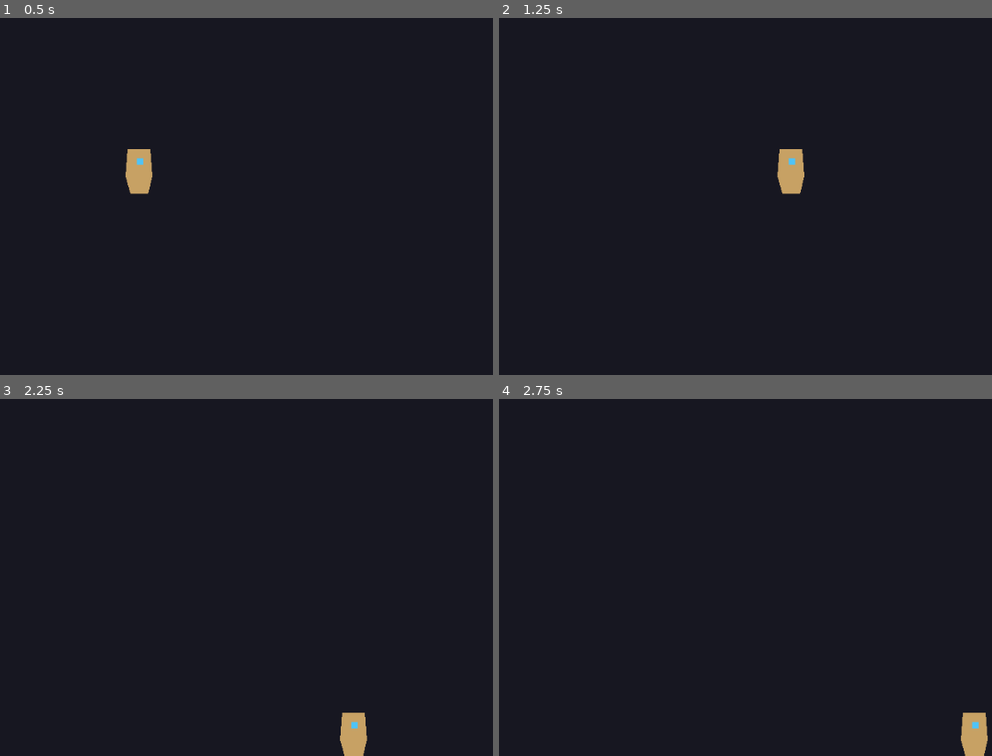
Above: before the commit, frames 1-4 (two rows, left to right).
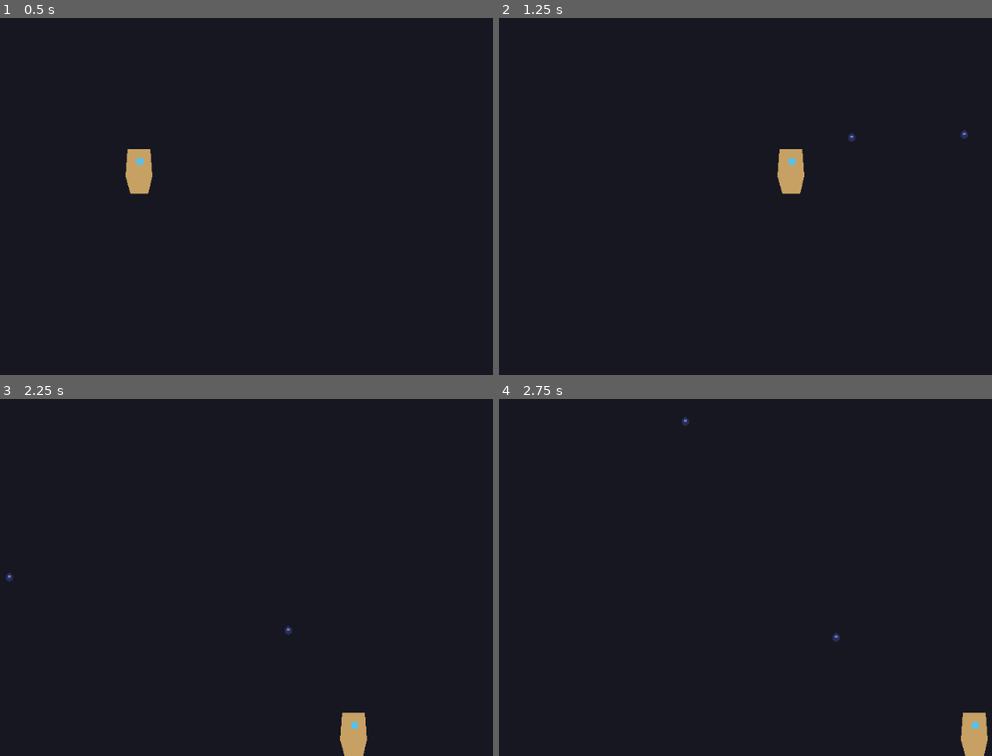
Above: after the commit, the same moments.

Repository: danielespinolagonzalez-ux/Mistveil
Game: Godot game, scene res://scenes/main/main.tscn
The game is run twice, just before and just after one commit, with the same random seed, the same clock (stepped at 60 frames per second) and the same inputs.
Inputs (mouse positions are in pixels of both pictures, inside the frame that each line leads up to):
- Up to frame 1 (0.5 s): no input
- Up to frame 2 (1.25 s): tap Enter at 0.5 s; move the mouse to (794, 157) at 0.52 s; press the mouse at (794, 157) at 0.53 s; hold D (move_right) from 0.53 s (still down)
- Up to frame 3 (2.25 s): move the mouse to (outside the picture) at 1.27 s; release D (move_right) at 1.28 s; release the mouse at (outside the picture) at 1.28 s; hold S (move_down) 1.28-2.03 s; tap E (dragoon) at 1.35 s; click (outside the picture) at 1.55 s; move the mouse to (211, 470) at 2.02 s; press the mouse at (211, 470) at 2.03 s; hold D (move_right) from 2.03 s (still down)
- Up to frame 4 (2.75 s): keep holding D (move_right)

Frame 1 is identical in both runs. In frame 2, less than 0.1% of the frame differs, in the area x 70-96%, y 31-35%; in frame 3, less than 0.1%, in the area x 1-60%, y 48-67%; in frame 4, less than 0.1%.

Commit message:
feat: disparo twin-stick con object pooling (tarea 0.5)
- Apuntado: stick derecho (prioridad, auto-dispara) o raton + accion shoot
- Lagrimas de tinta (Area2D) con alcance, velocidad y cadencia desde balance
- TearPool desacoplado via EventBus.tear_fired; pool crece bajo demanda
- CLAUDE.md: nota sobre godot --headless --import tras clonar

Co-Authored-By: Claude Fable 5 <noreply@anthropic.com>
Claude-Session: https://claude.ai/code/session_01SbmgetzbNcFosjFKdYJBz4

Diff:
--- a/scenes/main/main.tscn
+++ b/scenes/main/main.tscn
@@ -1,6 +1,7 @@
-[gd_scene load_steps=2 format=3]
+[gd_scene load_steps=3 format=3]
 
 [ext_resource type="PackedScene" path="res://scenes/player/player.tscn" id="1_player"]
+[ext_resource type="Script" path="res://scripts/systems/tear_pool.gd" id="2_tear_pool"]
 
 [node name="Main" type="Node2D"]
 
@@ -9,5 +10,8 @@
 offset_bottom = 360.0
 color = Color(0.09, 0.09, 0.13, 1)
 
+[node name="TearPool" type="Node2D" parent="."]
+script = ExtResource("2_tear_pool")
+
 [node name="Player" parent="." instance=ExtResource("1_player")]
 position = Vector2(320, 180)
--- /dev/null
+++ b/scenes/player/tear.tscn
@@ -0,0 +1,20 @@
+[gd_scene load_steps=3 format=3]
+
+[ext_resource type="Script" path="res://scripts/entities/tear.gd" id="1_tear"]
+
+[sub_resource type="CircleShape2D" id="shape_tear"]
+radius = 3.0
+
+[node name="Tear" type="Area2D"]
+script = ExtResource("1_tear")
+
+[node name="CollisionShape2D" type="CollisionShape2D" parent="."]
+shape = SubResource("shape_tear")
+
+[node name="Placeholder" type="Polygon2D" parent="."]
+color = Color(0.16, 0.18, 0.35, 1)
+polygon = PackedVector2Array(0, -5, 3, -1, 3, 2, 0, 4, -3, 2, -3, -1)
+
+[node name="Brillo" type="Polygon2D" parent="Placeholder"]
+color = Color(0.42, 0.5, 0.78, 1)
+polygon = PackedVector2Array(-1, -2, 1, -2, 1, 0, -1, 0)
--- a/scripts/autoload/event_bus.gd
+++ b/scripts/autoload/event_bus.gd
@@ -6,7 +6,11 @@
 ## DataDB terminó de (re)cargar los JSON (arranque o F5 en debug).
 signal data_reloaded
 
-# --- Combate (se irán usando a partir de la Fase 1) ---
+# --- Combate ---
+## El player dispara una lágrima; TearPool escucha y la pone en juego.
+signal tear_fired(origin: Vector2, direction: Vector2, speed: float, range_px: float)
+
+# (Se irán usando a partir de la Fase 1)
 signal enemy_died(enemy: Node)
 signal player_died
 signal room_cleared
--- a/scripts/entities/player.gd
+++ b/scripts/entities/player.gd
@@ -1,11 +1,19 @@
 class_name Player
 extends CharacterBody2D
-## Pip — movimiento twin-stick de 8 direcciones con aceleración/fricción.
+## Pip — movimiento twin-stick de 8 direcciones y disparo de lágrimas de tinta.
 ## Todos los valores vienen de balance.json vía DataDB; se releen con F5 (data_reloaded).
+
+## Distancia del centro al punto de salida del proyectil (ligada al tamaño del placeholder).
+const MUZZLE_OFFSET_PX := 10.0
 
 var _move_speed: float = 0.0
 var _acceleration: float = 0.0
 var _friction: float = 0.0
+var _tear_speed: float = 0.0
+var _tear_range_px: float = 0.0
+var _tear_rate_per_s: float = 0.0
+
+var _shoot_cooldown_s: float = 0.0
 
 
 func _ready() -> void:
@@ -14,6 +22,11 @@
 
 
 func _physics_process(delta: float) -> void:
+	_process_movement(delta)
+	_process_shooting(delta)
+
+
+func _process_movement(delta: float) -> void:
 	var input_dir: Vector2 = Input.get_vector("move_left", "move_right", "move_up", "move_down")
 	if input_dir != Vector2.ZERO:
 		velocity = velocity.move_toward(input_dir * _move_speed, _acceleration * delta)
@@ -22,7 +35,31 @@
 	move_and_slide()
 
 
+func _process_shooting(delta: float) -> void:
+	_shoot_cooldown_s = maxf(0.0, _shoot_cooldown_s - delta)
+	var stick_aim: Vector2 = Input.get_vector("aim_left", "aim_right", "aim_up", "aim_down")
+	# Convención twin-stick: desviar el stick derecho ya dispara; con ratón hace falta `shoot`.
+	var wants_shoot: bool = stick_aim != Vector2.ZERO or Input.is_action_pressed("shoot")
+	if not wants_shoot or _shoot_cooldown_s > 0.0:
+		return
+	var aim: Vector2 = _aim_direction(stick_aim)
+	if aim == Vector2.ZERO:
+		return
+	EventBus.tear_fired.emit(global_position + aim * MUZZLE_OFFSET_PX, aim, _tear_speed, _tear_range_px)
+	_shoot_cooldown_s = 1.0 / _tear_rate_per_s
+
+
+## El stick derecho tiene prioridad; si está en reposo se apunta al ratón.
+func _aim_direction(stick_aim: Vector2) -> Vector2:
+	if stick_aim != Vector2.ZERO:
+		return stick_aim.normalized()
+	return (get_global_mouse_position() - global_position).normalized()
+
+
 func _refresh_balance() -> void:
 	_move_speed = float(DataDB.get_balance("player.move_speed"))
 	_acceleration = float(DataDB.get_balance("player.acceleration"))
 	_friction = float(DataDB.get_balance("player.friction"))
+	_tear_speed = float(DataDB.get_balance("player.tear_speed"))
+	_tear_range_px = float(DataDB.get_balance("player.tear_range_px"))
+	_tear_rate_per_s = maxf(0.1, float(DataDB.get_balance("player.tear_rate_per_s")))
--- /dev/null
+++ b/scripts/entities/tear.gd
@@ -0,0 +1,45 @@
+class_name Tear
+extends Area2D
+## Lágrima de tinta — proyectil del player. Vive en un pool: no se libera,
+## se desactiva al agotar su alcance y TearPool la reutiliza.
+
+## Emitida al desactivarse para que el pool la recicle.
+signal expired(tear: Tear)
+
+var _direction: Vector2 = Vector2.ZERO
+var _speed: float = 0.0
+var _range_px: float = 0.0
+var _traveled: float = 0.0
+
+
+func _ready() -> void:
+	_deactivate_silent()
+
+
+## Pone la lágrima en juego. Los stats llegan por parámetro (los posee el player).
+func fire(origin: Vector2, direction: Vector2, speed: float, range_px: float) -> void:
+	global_position = origin
+	_direction = direction.normalized()
+	_speed = speed
+	_range_px = range_px
+	_traveled = 0.0
+	visible = true
+	set_physics_process(true)
+
+
+func _physics_process(delta: float) -> void:
+	var step: Vector2 = _direction * _speed * delta
+	global_position += step
+	_traveled += step.length()
+	if _traveled >= _range_px:
+		_deactivate()
+
+
+func _deactivate() -> void:
+	_deactivate_silent()
+	expired.emit(self)
+
+
+func _deactivate_silent() -> void:
+	visible = false
+	set_physics_process(false)
--- /dev/null
+++ b/scripts/systems/tear_pool.gd
@@ -0,0 +1,34 @@
+class_name TearPool
+extends Node2D
+## TearPool — object pooling de lágrimas de tinta. Escucha EventBus.tear_fired.
+## Crece bajo demanda y reutiliza las lágrimas desactivadas (nunca libera nodos).
+
+const TEAR_SCENE: PackedScene = preload("res://scenes/player/tear.tscn")
+
+var _free: Array[Tear] = []
+
+
+func _ready() -> void:
+	EventBus.tear_fired.connect(_on_tear_fired)
+
+
+func _on_tear_fired(origin: Vector2, direction: Vector2, speed: float, range_px: float) -> void:
+	_acquire().fire(origin, direction, speed, range_px)
+
+
+func _acquire() -> Tear:
+	if _free.is_empty():
+		var tear: Tear = TEAR_SCENE.instantiate()
+		add_child(tear)
+		tear.expired.connect(_on_tear_expired)
+		return tear
+	return _free.pop_back()
+
+
+func _on_tear_expired(tear: Tear) -> void:
+	_free.append(tear)
+
+
+## Nº de lágrimas instanciadas (para tests y debug).
+func total_count() -> int:
+	return get_child_count()
Not shown, added: scripts/autoload/audio_manager.gd.uid
Not shown, added: scripts/autoload/data_db.gd.uid
Not shown, added: scripts/autoload/event_bus.gd.uid
Not shown, added: scripts/autoload/game_state.gd.uid
Not shown, added: scripts/autoload/run_state.gd.uid
Not shown, added: scripts/autoload/save_manager.gd.uid
Not shown, added: scripts/entities/player.gd.uid
Not shown, added: scripts/entities/tear.gd.uid
Not shown, added: scripts/systems/tear_pool.gd.uid
Not shown, changed: CLAUDE.md
Not shown, changed: ESTADO.md
Not shown, changed: ROADMAP.md
